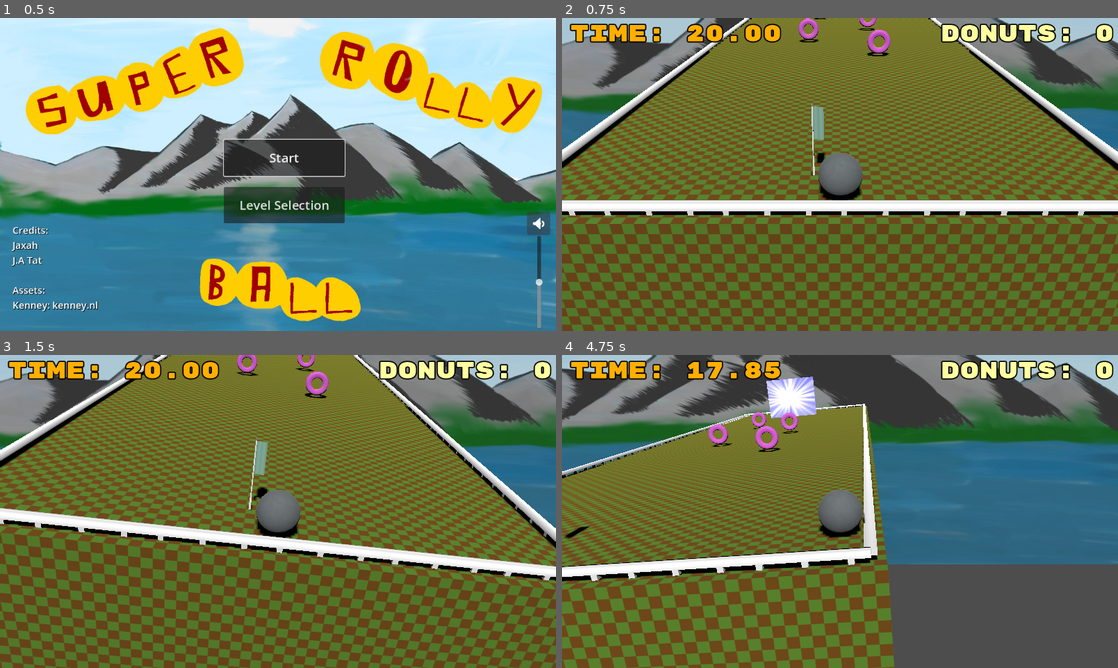
Above: before the commit, frames 1-4 (two rows, left to right).
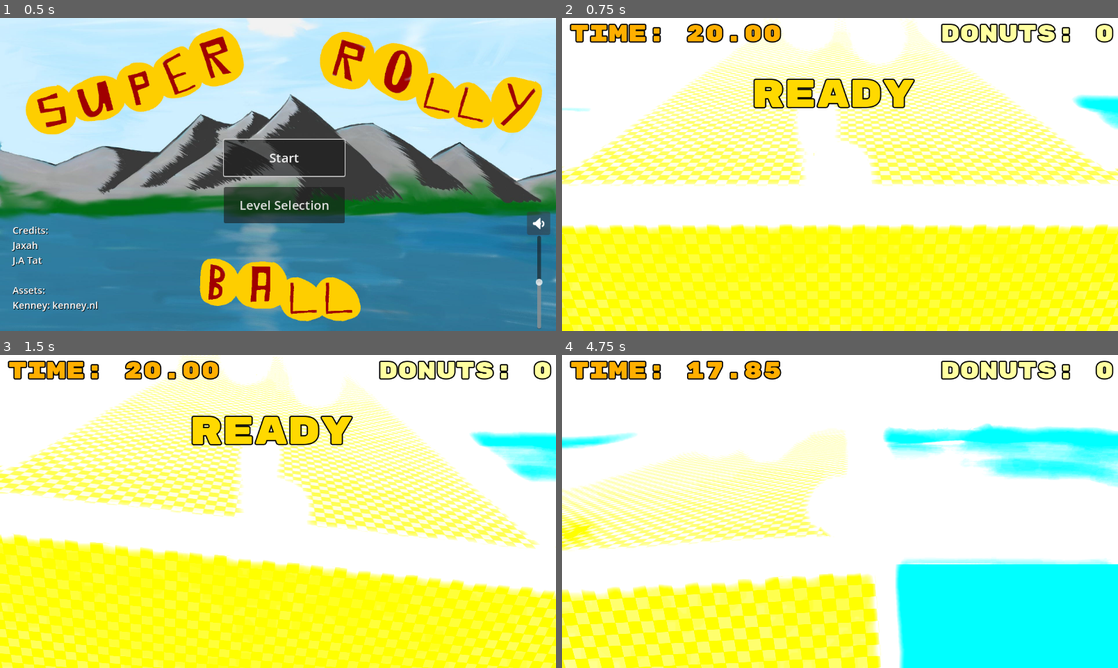
Above: after the commit, the same moments.

Repository: fozzedout/Super-Rolly-Ball
Game: Godot game, scene res://Scenes/MainMenu.tscn
Two runs of this game, one before a commit and one after it. Both use one fixed random seed, a clock stepped at 60 frames per second and the inputs below.
Inputs:
- Up to frame 1 (0.5 s): no input
- Up to frame 2 (0.75 s): click "Start" at 0.5 s
- Up to frame 3 (1.5 s): tap Enter at 1.25 s; hold D (Move_Right) from 1.28 s (still down)
- Up to frame 4 (4.75 s): tap Space at 2 s; release D (Move_Right) at 2.03 s; hold S (Move_Down) 2.03-2.78 s; hold D (Move_Right) 2.78-3.53 s; hold W (Move_Up) 3.53-4.28 s; hold A (Move_Left) from 4.28 s (still down)

Frame 1 is identical in both runs. In frame 2, 94% of the frame differs, in the area x 0-100%, y 0-100%; in frame 3, 94%; in frame 4, 95%.

Commit message:
grouped audio in level, also removed useless line of code

Diff:
--- a/Levels/Level01.tscn
+++ b/Levels/Level01.tscn
@@ -1,10 +1,10 @@
-[gd_scene load_steps=30 format=3 uid="uid://d0240xxixbpwr"]
+[gd_scene load_steps=28 format=3 uid="uid://d0240xxixbpwr"]
 
 [ext_resource type="Script" path="res://level.gd" id="1_hcc8s"]
 [ext_resource type="PackedScene" uid="uid://dkdvg1uw6o3tv" path="res://Assets-Scenes/ball.tscn" id="2_5v74f"]
 [ext_resource type="Texture2D" uid="uid://da1ipk5rpfqib" path="res://Assets/checker.png" id="2_pn3o3"]
-[ext_resource type="Texture2D" uid="uid://6u5pehsvujx6" path="res://Assets/goal.png" id="3_r7gqd"]
 [ext_resource type="PackedScene" uid="uid://dugtji6l40t6b" path="res://Assets-Scenes/donut.tscn" id="4_m4o4t"]
+[ext_resource type="PackedScene" uid="uid://tkwvwr6l4ipo" path="res://TatScenes/Portal/portal.tscn" id="5_rx5en"]
 [ext_resource type="PackedScene" uid="uid://dkv4lecmp48d6" path="res://Assets/flagGreen.glb" id="6_lirog"]
 [ext_resource type="PackedScene" uid="uid://dbgfrc1dy6qkh" path="res://Assets-Scenes/railing.tscn" id="7_sobm3"]
 [ext_resource type="Texture2D" uid="uid://be2xqjsum35p1" path="res://Assets/background.jpg" id="8_6pp7m"]
@@ -19,6 +19,32 @@
 [ext_resource type="AudioStream" uid="uid://ismtxgupemn8" path="res://Assets/perfect.ogg" id="17_ccueb"]
 [ext_resource type="AudioStream" uid="uid://oripf5yxu22q" path="res://Assets/goal.ogg" id="18_p4jpw"]
 
+[sub_resource type="Environment" id="Environment_qj4n2"]
+background_mode = 1
+background_color = Color(0.00447858, 0.00638158, 0.0458453, 1)
+background_energy_multiplier = 5.38
+ambient_light_source = 1
+ambient_light_color = Color(0.0316549, 0.0316549, 0.0316549, 1)
+ambient_light_energy = 7.48
+reflected_light_source = 1
+tonemap_mode = 2
+tonemap_exposure = 1.17
+tonemap_white = 1.84
+sdfgi_enabled = true
+sdfgi_use_occlusion = true
+sdfgi_bounce_feedback = 0.56
+glow_enabled = true
+glow_normalized = true
+glow_intensity = 2.57
+glow_strength = 1.02
+glow_bloom = 1.0
+glow_blend_mode = 1
+glow_hdr_luminance_cap = 42.99
+adjustment_enabled = true
+adjustment_brightness = 2.85
+adjustment_contrast = 1.67
+adjustment_saturation = 2.56
+
 [sub_resource type="BoxShape3D" id="BoxShape3D_c6pdw"]
 size = Vector3(30, 10, 100)
 
@@ -29,21 +55,6 @@
 albedo_texture = ExtResource("2_pn3o3")
 uv1_triplanar = true
 uv2_triplanar = true
-
-[sub_resource type="BoxShape3D" id="BoxShape3D_a3p64"]
-size = Vector3(10, 10, 0.1)
-
-[sub_resource type="StandardMaterial3D" id="StandardMaterial3D_5yrn8"]
-vertex_color_use_as_albedo = true
-albedo_texture = ExtResource("3_r7gqd")
-emission_enabled = true
-emission = Color(0.366595, 0.366595, 0.366595, 1)
-emission_on_uv2 = true
-uv1_offset = Vector3(0.35, 0.3, 0)
-
-[sub_resource type="BoxMesh" id="BoxMesh_2057y"]
-material = SubResource("StandardMaterial3D_5yrn8")
-size = Vector3(10, 10, 0.1)
 
 [sub_resource type="BoxShape3D" id="BoxShape3D_tm63d"]
 size = Vector3(1000, 1, 1000)
@@ -94,6 +105,9 @@
 transform = Transform3D(1, 0, 0, 0, 0.654741, 0.755853, 0, -0.755853, 0.654741, 0, 30.5478, 46.221)
 shadow_enabled = true
 
+[node name="WorldEnvironment" type="WorldEnvironment" parent="."]
+environment = SubResource("Environment_qj4n2")
+
 [node name="CameraPivot" type="Node3D" parent="."]
 transform = Transform3D(1, 0, 0, 0, 0.965926, 0.258819, 0, -0.258819, 0.965926, 0.386248, 84.9504, 89.4251)
 
@@ -115,18 +129,12 @@
 mesh = SubResource("BoxMesh_guqmc")
 surface_material_override/0 = SubResource("StandardMaterial3D_cu0h4")
 
-[node name="Goal" type="Area3D" parent="Ground"]
-transform = Transform3D(1, 0, 0, 0, 1, 0, 0, 0, 1, -0.968, 7.842, -35)
-
-[node name="CollisionShape3D" type="CollisionShape3D" parent="Ground/Goal"]
-shape = SubResource("BoxShape3D_a3p64")
-
-[node name="MeshInstance3D" type="MeshInstance3D" parent="Ground/Goal"]
-mesh = SubResource("BoxMesh_2057y")
-
 [node name="flagGreen" parent="Ground" instance=ExtResource("6_lirog")]
 transform = Transform3D(3, 0, 0, 0, 3, 0, 0, 0, 3, -0.324834, 5, 47.4969)
 
+[node name="Goal" parent="Ground" instance=ExtResource("5_rx5en")]
+transform = Transform3D(2, 0, 0, 0, 2, 0, 0, 0, 2, 0, 2.32811, -38.6363)
+
 [node name="MurderDeathKill" type="Area3D" parent="Ground"]
 transform = Transform3D(1, 0, 0, 0, 1, 0, 0, 0, 1, -0.389248, -19.9504, 0.57489)
 
@@ -307,14 +315,10 @@
 [node name="Railing52" parent="Ground/Fences" instance=ExtResource("7_sobm3")]
 transform = Transform3D(-2.18557e-07, 0, 5, 0, 5, 0, -5, 0, -2.18557e-07, -12.7073, 1.26594, 49.1779)
 
-[node name="MeshInstance3D" type="MeshInstance3D" parent="."]
+[node name="Backdrop" type="MeshInstance3D" parent="."]
 transform = Transform3D(277.522, 0, 0, 0, 136.628, 0, 0, 0, 60.0078, -0.00280762, -28.6082, -98.4433)
 mesh = SubResource("QuadMesh_1wrm2")
 surface_material_override/0 = SubResource("StandardMaterial3D_cs0qq")
-
-[node name="OmniLight3D" type="OmniLight3D" parent="."]
-transform = Transform3D(1, 0, 0, 0, 1, 0, 0, 0, 1, 0.504466, 4.57869, -33.4742)
-shadow_enabled = true
 
 [node name="GoalScreen" type="Node2D" parent="."]
 visible = false
@@ -404,7 +408,6 @@
 one_shot = true
 
 [node name="lblLevelResult" type="Label" parent="."]
-visible = false
 offset_left = 283.0
 offset_top = 108.0
 offset_right = 839.0
@@ -450,35 +453,38 @@
 vertical_alignment = 1
 metadata/_edit_use_anchors_ = true
 
-[node name="BackgroundMusic" type="AudioStreamPlayer" parent="."]
-stream = ExtResource("9_jr058")
-autoplay = true
-
-[node name="Collected" type="AudioStreamPlayer" parent="."]
-stream = ExtResource("11_5ytuc")
-
-[node name="HitPortal" type="AudioStreamPlayer" parent="."]
-stream = ExtResource("12_ymou1")
-
-[node name="ReadyStart" type="AudioStreamPlayer" parent="."]
-stream = ExtResource("13_vn5q5")
-
-[node name="FallOut" type="AudioStreamPlayer" parent="."]
-stream = ExtResource("15_btc1e")
-
-[node name="TimeUp" type="AudioStreamPlayer" parent="."]
-stream = ExtResource("16_gycoy")
-
-[node name="Perfect" type="AudioStreamPlayer" parent="."]
-stream = ExtResource("17_ccueb")
-
-[node name="Goal" type="AudioStreamPlayer" parent="."]
-stream = ExtResource("18_p4jpw")
-
 [node name="AnimationPlayer" type="AnimationPlayer" parent="."]
 libraries = {
 "": SubResource("AnimationLibrary_tkawt")
 }
+
+[node name="Audio" type="Node" parent="."]
+
+[node name="BackgroundMusic" type="AudioStreamPlayer" parent="Audio"]
+stream = ExtResource("9_jr058")
+autoplay = true
+
+[node name="Collected" type="AudioStreamPlayer" parent="Audio"]
+stream = ExtResource("11_5ytuc")
+
+[node name="HitPortal" type="AudioStreamPlayer" parent="Audio"]
+stream = ExtResource("12_ymou1")
+
+[node name="ReadyStart" type="AudioStreamPlayer" parent="Audio"]
+stream = ExtResource("13_vn5q5")
+autoplay = true
+
+[node name="FallOut" type="AudioStreamPlayer" parent="Audio"]
+stream = ExtResource("15_btc1e")
+
+[node name="TimeUp" type="AudioStreamPlayer" parent="Audio"]
+stream = ExtResource("16_gycoy")
+
+[node name="Perfect" type="AudioStreamPlayer" parent="Audio"]
+stream = ExtResource("17_ccueb")
+
+[node name="Goal" type="AudioStreamPlayer" parent="Audio"]
+stream = ExtResource("18_p4jpw")
 
 [connection signal="area_entered" from="Ball/Area3D" to="." method="_on_area_3d_area_entered"]
 [connection signal="body_entered" from="Ground/Goal" to="." method="_on_goal_body_entered"]
--- a/level.gd
+++ b/level.gd
@@ -12,7 +12,6 @@
 	$Ball.freeze = true
 
 	AudioServer.set_bus_volume_db(globals.bus_index, linear_to_db(globals.ts["Volume"]))
-	$ReadyStart.play()
 
 func _physics_process(delta):
 	if doTimer:
@@ -55,7 +54,7 @@
 
 func _on_area_3d_area_entered(donut):
 	if donut.is_in_group("collectables"):
-		$Collected.pitch_scale = randf_range(0.8,1.2); $Collected.play()
+		$Audio/Collected.pitch_scale = randf_range(0.8,1.2); $Audio/Collected.play()
 		donuts += 1
 		donut.queue_free()
 
@@ -72,10 +71,10 @@
 	$lblLevelResult.text = title; $lblLevelResult.show()
 	if title == "GOAL!" and $Ground/Collectables.get_child_count() == 0: $lblLevelResult.text = "PERFECT!"
 	match $lblLevelResult.text:
-		"GOAL!": $HitPortal.play(); $Goal.play()
-		"PERFECT!" : $HitPortal.play(); $Perfect.play()
-		"FALL OUT!" : $FallOut.play()
-		"TIME UP!" : $TimeUp.play()
+		"GOAL!": $Audio/HitPortal.play(); $Audio/Goal.play()
+		"PERFECT!" : $Audio/HitPortal.play(); $Audio/Perfect.play()
+		"FALL OUT!" : $Audio/FallOut.play()
+		"TIME UP!" : $Audio/TimeUp.play()
 
 	if title == "GOAL!":
 		var score = round(time * 100 * max(1, (donuts * (1 if $Ground/Collectables.get_child_count() > 0 else 10)) ))
